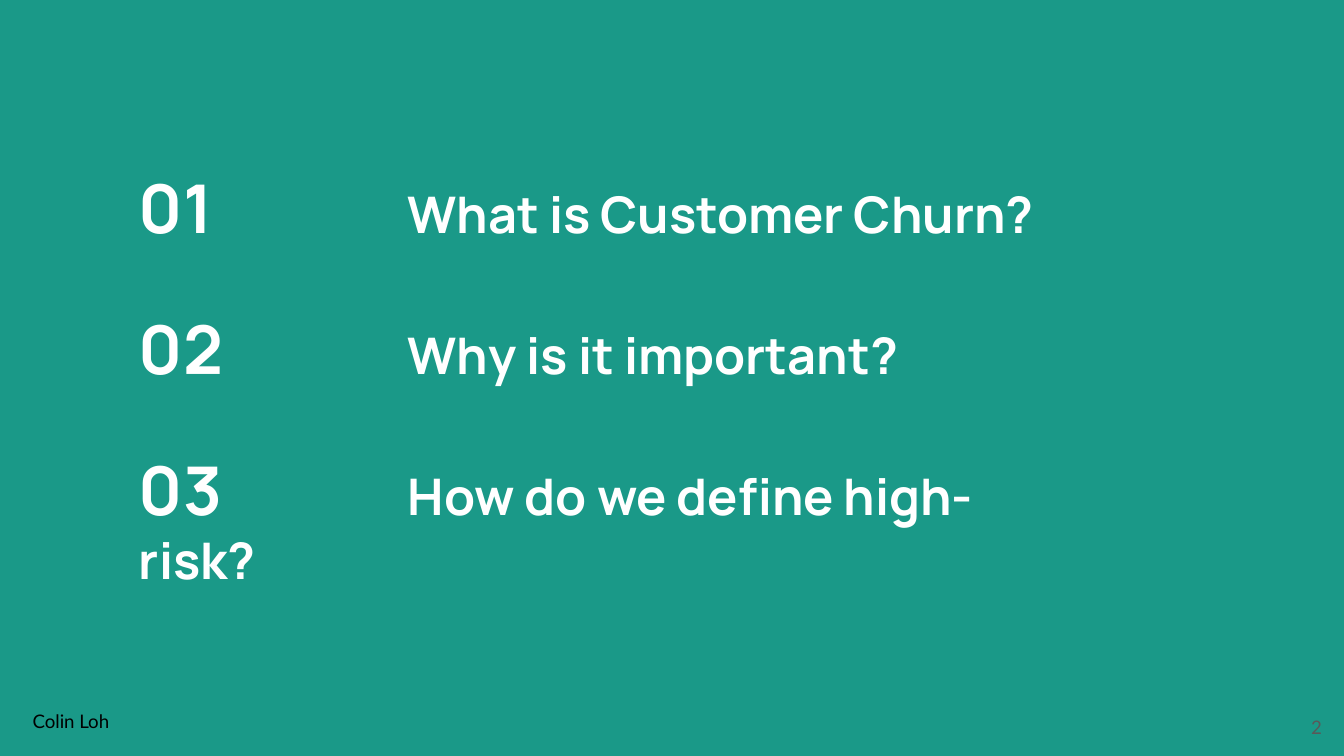
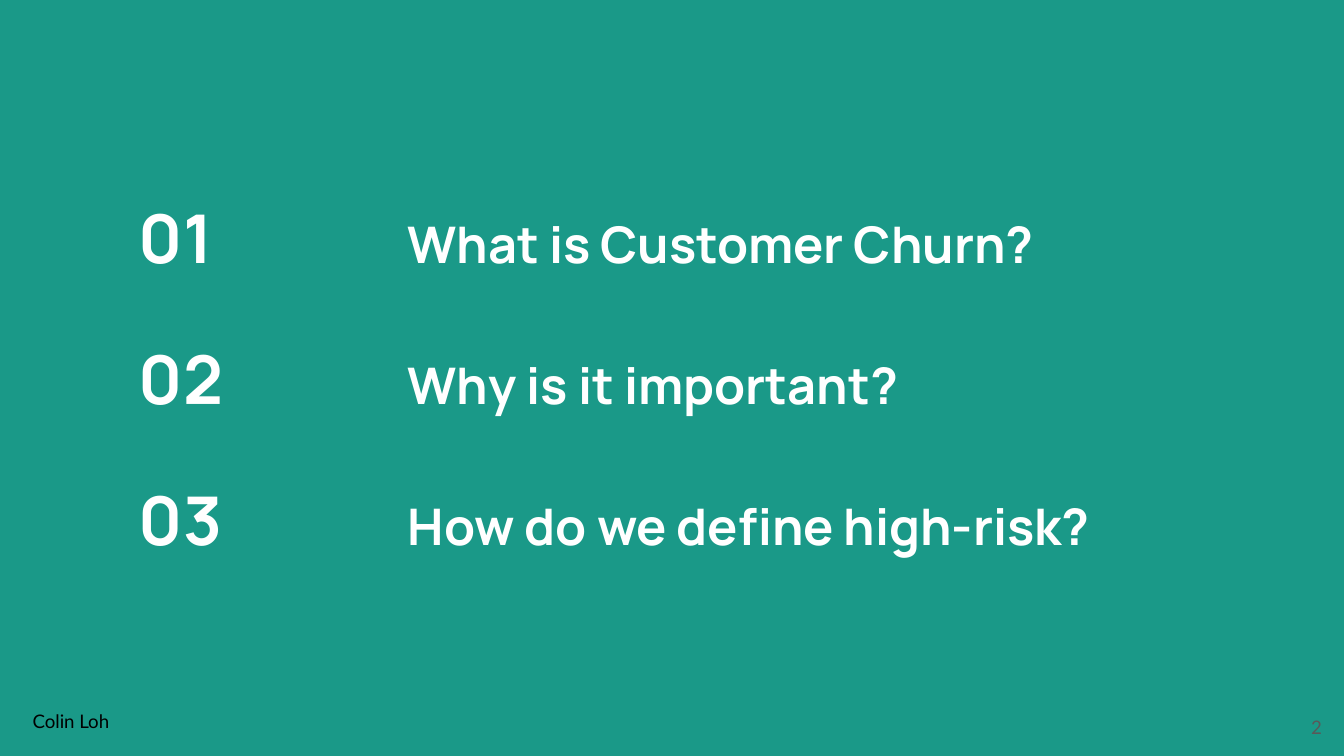
Before and after one commit to Royeux/re6013_project, a slide deck: slide 2 of RE6013 Team 10 Deliverables/RE6013 Team 10 Presentation Slides.pptx. Drawn at 1344x756 pixels with LibreOffice and Linux fonts; fonts in the diff are those of the drawing. Boxes give left, top, right and bottom in pixels: in the first picture for what was removed or moved away, otherwise in the second. Text is boxed around its words. In the diff, an @@ line names an element or a change of style, - is before the commit and + after.

Commit message:
reformat slides

```diff
--- a/RE6013 Team 10 Deliverables/RE6013 Team 10 Presentation Slides.pptx
+++ b/RE6013 Team 10 Deliverables/RE6013 Team 10 Presentation Slides.pptx
@@ title "01 What is Customer Churn?" rewrapped from <box>139,183,1034,580</box> to <box>139,213,1090,558</box> @@
```
Also in this commit, not shown: 1 other file.
